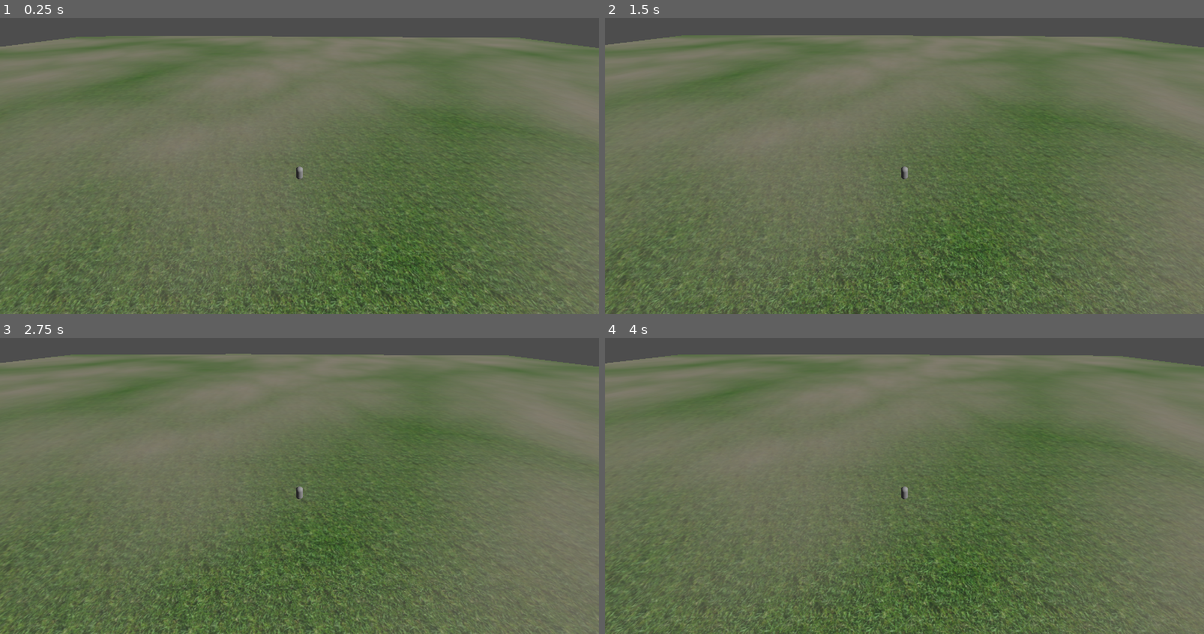
Above: before the commit, frames 1-4 (two rows, left to right).
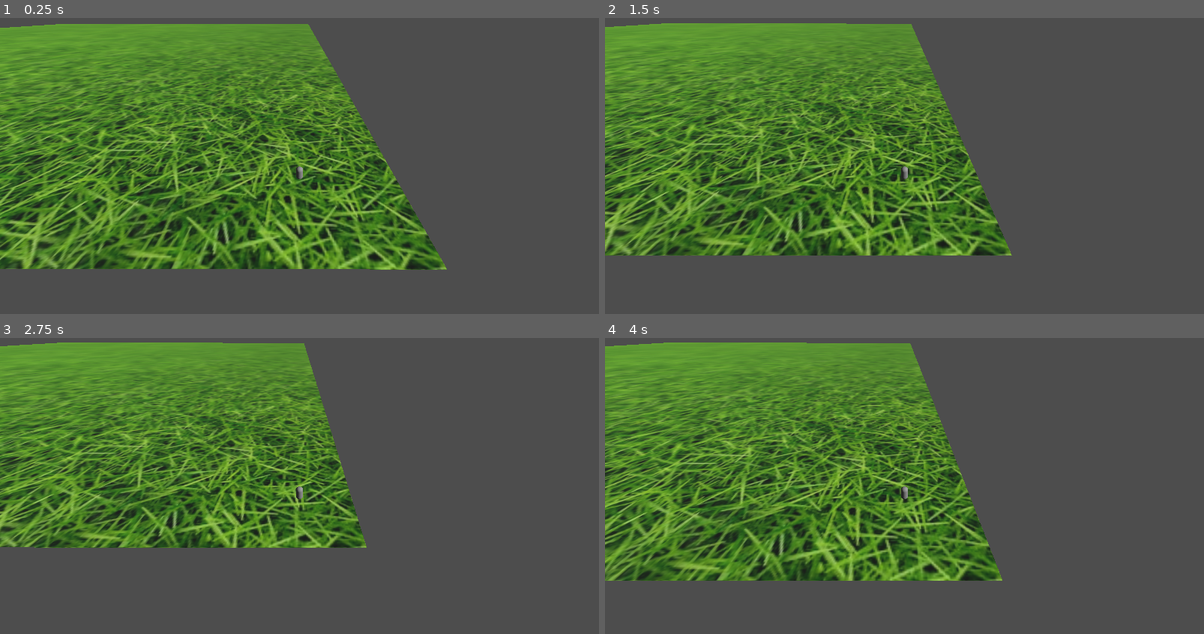
Above: after the commit, the same moments.

Repository: pliniopvv/godot-hw
Game: Godot game, scene res://world.tscn
The game is run twice, just before and just after one commit, with the same random seed, the same clock (stepped at 60 frames per second) and the same inputs.
Inputs:
- Up to frame 1 (0.25 s): no input
- Up to frame 2 (1.5 s): tap Enter (ui_accept) at 0.5, 0.77 s; hold Right (ui_right) 0.53-1.28 s; hold Down (ui_down) from 1.28 s (still down)
- Up to frame 3 (2.75 s): tap Enter (ui_accept) at 1.52 s; release Down (ui_down) at 2.03 s; hold Right (ui_right) from 2.03 s (still down)
- Up to frame 4 (4 s): release Right (ui_right) at 2.78 s; hold Up (ui_up) 2.78-3.53 s; tap Enter (ui_accept) at 3.02, 3.77 s; hold Left (ui_left) from 3.53 s (still down)

The runs differ from the first frame. In frame 1, 88% of the frame differs, in the area x 0-100%, y 2-100%; in frame 2, 87%; in frame 3, 87%; in frame 4, 88%, in the area x 0-100%, y 1-100%.

Commit message:
.

Diff:
--- a/surfaceTool/TerrainGen.gd
+++ b/surfaceTool/TerrainGen.gd
@@ -9,21 +9,31 @@
 @export var Noise_Offset = 0.5
 @export var create_collision = false
 @export var remove_collision = false
+@export var grama : Texture2D
+@export var deserto : Texture2D
 
 var min_height = 0
 var max_height = 1
 
-# Called when the node enters the scene tree for the first time.
+var mat_grama
+var mat_deserto
+
 func _ready():
+	mat_grama = StandardMaterial3D.new()
+	mat_deserto = StandardMaterial3D.new()
+	mat_grama.set_texture(BaseMaterial3D.TEXTURE_ALBEDO, grama)
+	mat_deserto.set_texture(BaseMaterial3D.TEXTURE_ALBEDO, deserto)
+
 	generate_terrain()
+
 
 func generate_terrain():
 	var a_mesh:ArrayMesh
 	var surftool = SurfaceTool.new()
+	surftool.set_material(mat_grama)
 	var n = FastNoiseLite.new()
 	n.noise_type = FastNoiseLite.TYPE_PERLIN
 	n.frequency = 0.1
-
 
 	surftool.begin(Mesh.PRIMITIVE_TRIANGLES)
 	for z in resolution+1:
@@ -36,7 +46,15 @@
 			var uv = Vector2()
 			uv.x = percent.x
 			uv.y = percent.y
+
 			surftool.set_uv(uv)
+
+			if ((percent.x > 0.5) and (percent.y > 0.5)):
+				if mat_deserto != null:
+					surftool.set_material(mat_grama)
+			else:
+				if mat_grama != null:
+					surftool.set_material(mat_grama)
 			surftool.add_vertex(vertex)
 
 	var vert = 0
@@ -52,13 +70,15 @@
 		vert+=1
 	surftool.generate_normals()
 	a_mesh = surftool.commit()
+	print("qtd surfaces: ",mesh.get_surface_count())
+	mesh.surface_set_material(0, mat_deserto)
 	mesh = a_mesh
-	update_shader()
-
-func update_shader():
-	var mat = get_active_material(0)
-	mat.set_shader_parameter("min_height", min_height)
-	mat.set_shader_parameter("max_height", max_height)
+#	update_shader()
+#
+#func update_shader():
+#	var mat = get_active_material(0)
+#	mat.set_shader_parameter("min_height", min_height)
+#	mat.set_shader_parameter("max_height", max_height)
 
 func draw_sphere(pos: Vector3):
 	var ins = MeshInstance3D.new()
--- a/surfaceTool/simple_texture.gdshader
+++ b/surfaceTool/simple_texture.gdshader
@@ -9,7 +9,6 @@
 uniform float uvscale = 1.0;
 
 void fragment() {
-	vec3 vertice = vec3(normal_x,0,normal_z);
 	vec3 grama = texture(terrain, UV*uvscale).rgb;
 	vec3 deserto = texture(terrain2, UV*uvscale).rgb;
 	vec3 _n = texture(mNoise, UV*uvscale/100.0).rgb;
--- a/surfaceTool/world.tscn
+++ b/surfaceTool/world.tscn
@@ -1,46 +1,27 @@
-[gd_scene load_steps=15 format=3 uid="uid://c2sgbn3nvjd6y"]
+[gd_scene load_steps=11 format=3 uid="uid://c2sgbn3nvjd6y"]
 
-[ext_resource type="Shader" path="res://simple_texture.gdshader" id="1_fwaey"]
-[ext_resource type="Texture2D" uid="uid://7w08myerjfrf" path="res://texture/grass.jpg" id="2_3em82"]
 [ext_resource type="Script" path="res://TerrainGen.gd" id="2_mww0p"]
+[ext_resource type="Texture2D" uid="uid://c17hrwhou6ui5" path="res://texture/grass2.jpg" id="2_tpjxw"]
 [ext_resource type="Texture2D" uid="uid://dv01afi4q4dsc" path="res://texture/sand.jpg" id="3_y0y2k"]
 [ext_resource type="Script" path="res://scripts/player.gd" id="5_t1pux"]
 
 [sub_resource type="Environment" id="Environment_s4wj2"]
 
-[sub_resource type="ArrayMesh" id="ArrayMesh_vclfe"]
+[sub_resource type="StandardMaterial3D" id="StandardMaterial3D_ru5wj"]
+albedo_texture = ExtResource("2_tpjxw")
+
+[sub_resource type="ArrayMesh" id="ArrayMesh_y20ht"]
 _surfaces = [{
 "aabb": AABB(-200, -0.886513, -200, 400, 1.44761, 400),
 "attribute_data": PackedByteArray(0, 0, 0, 0, 0, 0, 0, 0, 205, 204, 76, 62, 0, 0, 0, 0, 0, 0, 0, 0, 205, 204, 76, 62, 2 …(1115 unchanged characters)…
 "format": 4115,
 "index_count": 150,
 "index_data": PackedByteArray(0, 0, 1, 0, 2, 0, 2, 0, 1, 0, 3, 0, 1, 0, 4, 0, 3, 0, 3, 0, 4, 0, 5, 0, 4, 0, 6, 0, 5, 0, …(921 unchanged characters)…
+"material": SubResource("StandardMaterial3D_ru5wj"),
 "primitive": 3,
 "vertex_count": 36,
 "vertex_data": PackedByteArray(0, 0, 72, 195, 0, 0, 0, 0, 0, 0, 72, 195, 182, 127, 237, 255, 1, 0, 240, 194, 216, 228,  …(2387 unchanged characters)…
 }]
-
-[sub_resource type="Gradient" id="Gradient_sf7up"]
-
-[sub_resource type="FastNoiseLite" id="FastNoiseLite_5ow1a"]
-seed = 10
-frequency = 0.001
-fractal_type = 3
-
-[sub_resource type="NoiseTexture2D" id="NoiseTexture2D_nrfn2"]
-width = 4096
-height = 4096
-normalize = false
-color_ramp = SubResource("Gradient_sf7up")
-noise = SubResource("FastNoiseLite_5ow1a")
-
-[sub_resource type="ShaderMaterial" id="ShaderMaterial_f7r1t"]
-render_priority = 0
-shader = ExtResource("1_fwaey")
-shader_parameter/uvscale = 40.0
-shader_parameter/terrain = ExtResource("2_3em82")
-shader_parameter/terrain2 = ExtResource("3_y0y2k")
-shader_parameter/mNoise = SubResource("NoiseTexture2D_nrfn2")
 
 [sub_resource type="ConcavePolygonShape3D" id="ConcavePolygonShape3D_5pd87"]
 data = PackedVector3Array(-200, 0, -200, -120, 0.0427, -200, -200, 0.137, -120, -200, 0.137, -120, -120, 0.0427, -200,  …(2648 unchanged characters)…
@@ -62,11 +43,12 @@
 environment = SubResource("Environment_s4wj2")
 
 [node name="terrainGen" type="MeshInstance3D" parent="."]
-mesh = SubResource("ArrayMesh_vclfe")
-surface_material_override/0 = SubResource("ShaderMaterial_f7r1t")
+mesh = SubResource("ArrayMesh_y20ht")
 script = ExtResource("2_mww0p")
 Terrain_Size = 400
 resolution = 5
+grama = ExtResource("2_tpjxw")
+deserto = ExtResource("3_y0y2k")
 
 [node name="terrainGen_col" type="StaticBody3D" parent="terrainGen"]
 
@@ -74,7 +56,7 @@
 shape = SubResource("ConcavePolygonShape3D_5pd87")
 
 [node name="player" type="CharacterBody3D" parent="."]
-transform = Transform3D(1, 0, 0, 0, 1, 0, 0, 0, 1, 0, 3.0743, 0)
+transform = Transform3D(1, 0, 0, 0, 1, 0, 0, 0, 1, 185.343, 3.0743, 188.045)
 script = ExtResource("5_t1pux")
 
 [node name="player" type="MeshInstance3D" parent="player"]
Not shown, changed: surfaceTool/world_surfacetool.tscn
